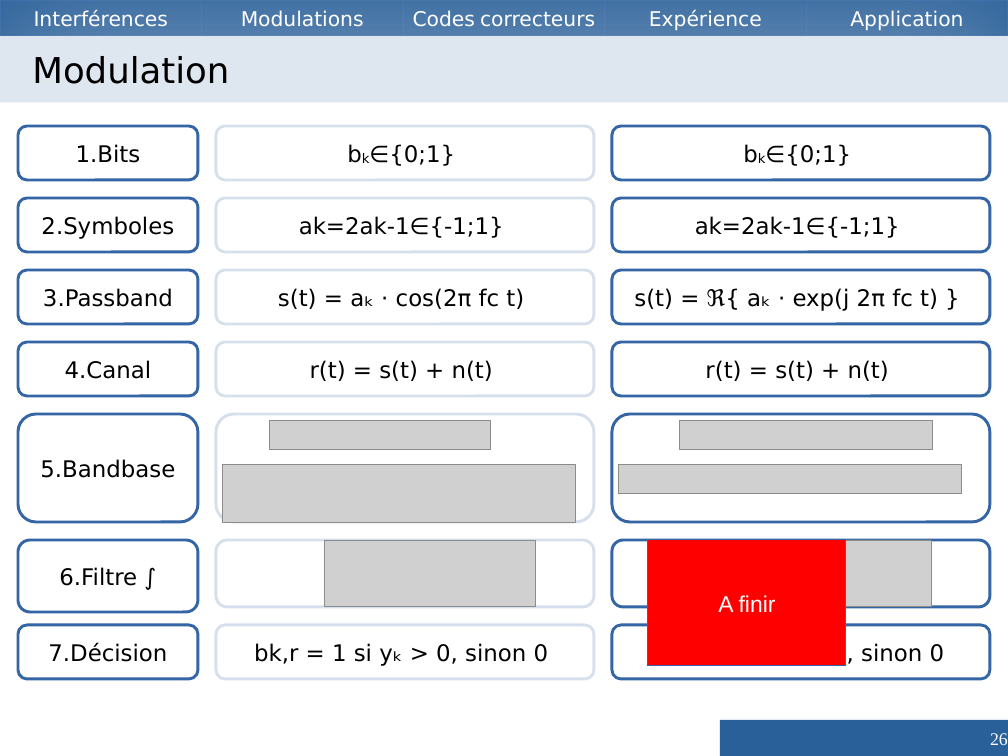
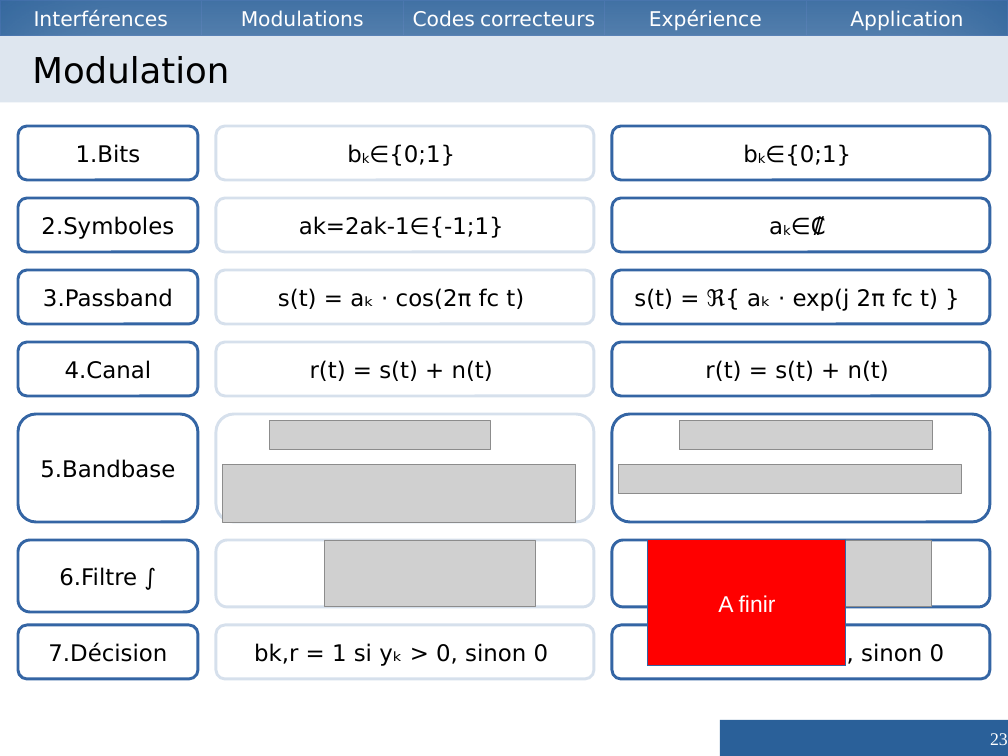
Before and after one commit to Vzrod/tipe, a slide deck: slide 23 of TIPE.odp (slide 26 before the commit). Drawn at 1008x756 pixels with LibreOffice and Linux fonts; fonts in the diff are those of the drawing; grey boxes stand for pictures. Boxes give left, top, right and bottom in pixels: in the first picture for what was removed or moved away, otherwise in the second. Text is boxed around its words. In the diff, an @@ line names an element or a change of style, - is before the commit and + after.

```diff
--- a/TIPE.odp
+++ b/TIPE.odp
@@ text in rounded rectangle at (747,293,771,307): text changed @@
-ak=2ak-1∈{-1;1}
+ak∈₡
@@ page number at (990,733,1008,745): text changed @@
-26
+23
```
Also in this commit, not shown: 11 other slides changed, 7 slides added, 14 slides removed, 1 other file.
